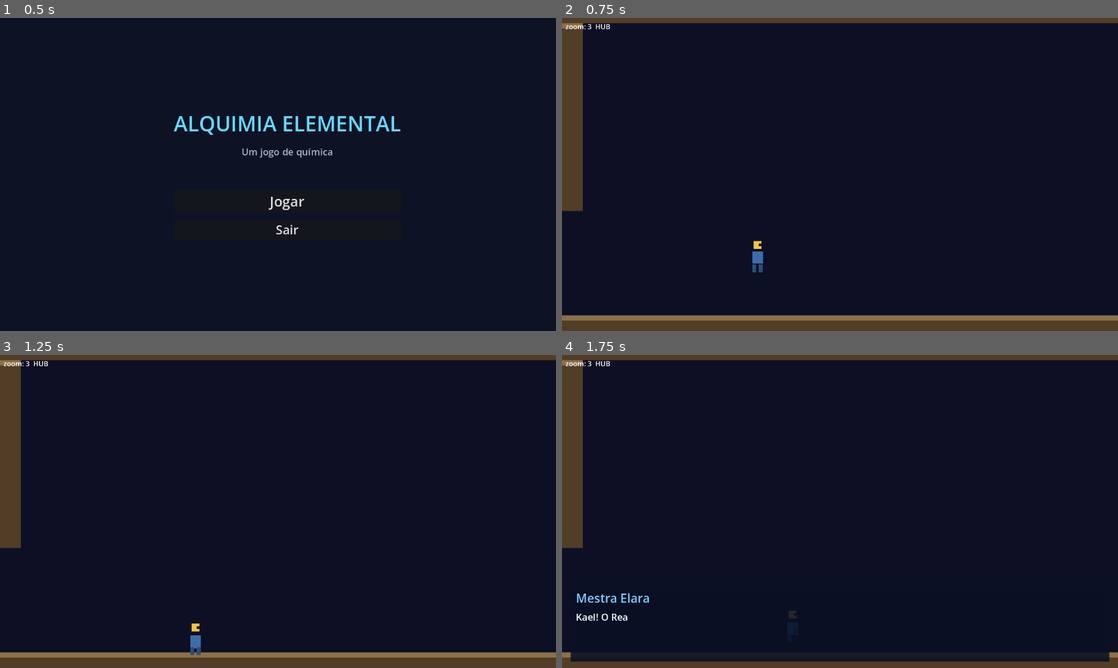
Above: before the commit, frames 1-4 (two rows, left to right).
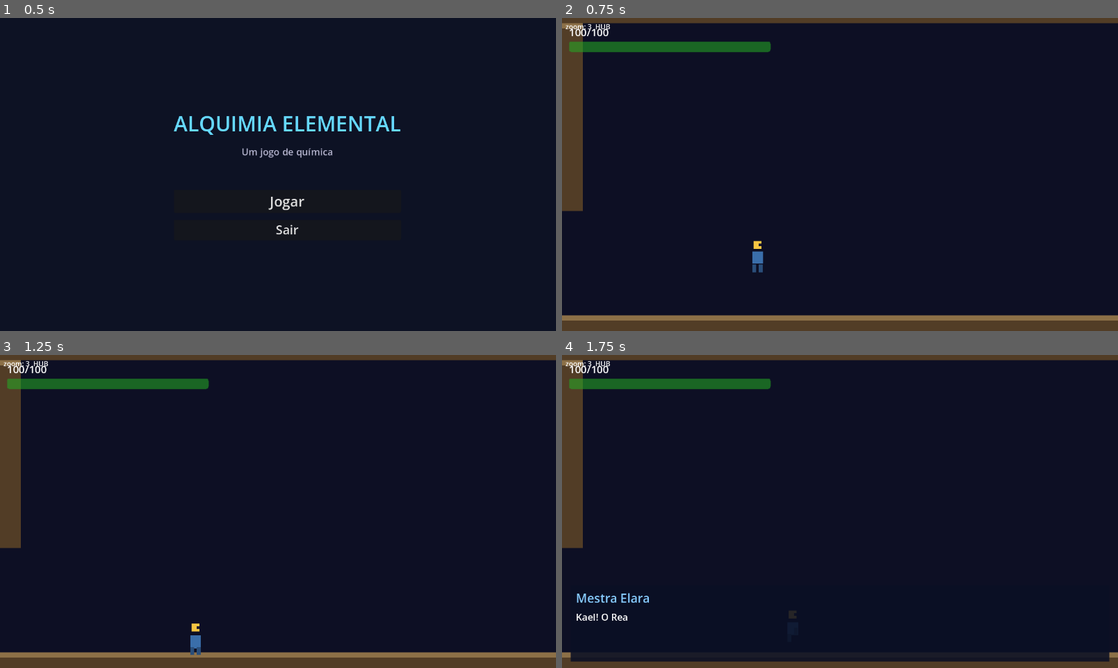
Above: after the commit, the same moments.

Repository: Mateushartelt/Alquimia-Elemental---Pac
Game: Godot game, scene res://scenes/menus/main_menu.tscn
The game is run twice, just before and just after one commit, with the same random seed, the same clock (stepped at 60 frames per second) and the same inputs.
Inputs (mouse positions are in pixels of both pictures, inside the frame that each line leads up to):
- Up to frame 1 (0.5 s): no input
- Up to frame 2 (0.75 s): click "Jogar" at 0.5 s
- Up to frame 3 (1.25 s): no input
- Up to frame 4 (1.75 s): tap Enter (ui_accept) at 1.25 s; move the mouse to (962, 495) at 1.27 s; hold D (move_right) from 1.28 s (still down); hold J (attack) from 1.28 s (still down); click (962, 495) at 1.42 s; tap Space (jump) at 1.52 s

Frame 1 is identical in both runs. In frame 2, 1.3% of the frame differs, in the area x 1-38%, y 3-11%; in frame 3, 1.3%; in frame 4, 1.3%.

Commit message:
adicionado experiencia ao apagar fogo

Diff:
--- a/scenes/levels/level_01.gd
+++ b/scenes/levels/level_01.gd
@@ -28,9 +28,13 @@
 var _cinematic_done      := false
 var _portal_hint_done    := false
 var _in_tunnel           := false
+var _mucus_hint_done     := false
 var _zoom_tween          : Tween = null
 var _cam_look_x          := 0.0
-var _portal_exploded     := false
+var _portal_exploded           := false
+var _hub_invaded               := false
+var _entered_tunnel_after_fire := false
+const SLIME_SCENE = preload("res://scenes/enemies/slime_sodio.tscn")
 
 # Tutorial state
 var _seen_elements          : Array[String] = []
@@ -40,6 +44,7 @@
 var _tutorial_h2o_triggered := false
 
 func _ready() -> void:
+	$HUD.visible = true
 	_make_debug_label()
 	_cam.limit_left                 = 800
 	_cam.limit_right                = 1600
@@ -53,6 +58,15 @@
 		_cinematic_done     = true
 		_h2o_dialog_done    = true
 		_portal_hint_done   = true
+		# Spawn próximo ao portal no túnel (não no hub)
+		player.global_position = Vector2(300, 310)
+		_in_tunnel = true
+		_cam.limit_left   = 226
+		_cam.limit_top    = -500
+		_cam.limit_bottom = 680
+		_cam.zoom         = Vector2(4, 4)
+		# Spawna inimigos no túnel para o player treinar a arma de água
+		_spawn_tutorial_enemies()
 		get_tree().create_timer(0.4).timeout.connect(func() -> void:
 			_dialog.show_dialog(ELARA,
 				"H₂O pronto! Equipe o composto (Scroll do mouse) e atire (J) na Parede de Fogo!"))
@@ -97,8 +111,13 @@
 		_cam.limit_top    = 80
 		_cam.limit_bottom = 400
 		_set_zoom(Vector2(3, 3), 0.5)
+		if _fire_cleared and _entered_tunnel_after_fire and not _hub_invaded:
+			_hub_invaded = true
+			_spawn_hub_invasion()
 	elif player.global_position.x <= 780.0 and not _in_tunnel:
 		_in_tunnel = true
+		if _fire_cleared:
+			_entered_tunnel_after_fire = true
 		_cam.limit_left   = 0 if _portal_exploded else 226  # para no portal até ele explodir
 		_cam.limit_top    = -500
 		_cam.limit_bottom = 680
@@ -321,12 +340,42 @@
 	player.process_mode = Node.PROCESS_MODE_INHERIT
 	_cine_end()
 
+func _spawn_tutorial_enemies() -> void:
+	for pos: Vector2 in [Vector2(450, 310), Vector2(620, 310)]:
+		var slime := SLIME_SCENE.instantiate()
+		slime.global_position = pos
+		add_child(slime)
+		slime.connect("died", _on_enemy_died)
+
+func _spawn_hub_invasion() -> void:
+	$Pickups/Hub_Na1.visible = true
+	$Pickups/Hub_Cl1.visible = true
+	$Pickups/Hub_Na2.visible = true
+	for pos: Vector2 in [Vector2(950, 330), Vector2(1100, 330), Vector2(1250, 330)]:
+		var slime := SLIME_SCENE.instantiate()
+		slime.global_position = pos
+		add_child(slime)
+		slime.connect("died", _on_enemy_died)
+	_dialog.show_dialog(ELARA,
+		"Kael! Criaturas invadiram o hub enquanto você explorava — elimine-as!")
+
 func _on_shaft_b_fog_entered(body: Node2D) -> void:
 	if _shaft_b_fog_cleared or not body.is_in_group("player"):
 		return
 	_shaft_b_fog_cleared = true
 	var tw := create_tween()
 	tw.tween_property($DarkAreas/ShaftFogB, "color", Color(0, 0, 0, 0), 0.8)
+
+func _on_mucus_hint_entered(body: Node2D) -> void:
+	if _mucus_hint_done or not body.is_in_group("player"):
+		return
+	_mucus_hint_done = true
+	_dialog.show_dialog(ELARA,
+		"Isso parece matéria orgânica resistente... Água não vai funcionar aqui. Preciso de algo mais corrosivo!")
+
+func _on_mucus_dissolved() -> void:
+	_dialog.show_dialog(ELARA,
+		"HCl corroeu o muco! Ácido clorídrico dissolve matéria orgânica — química ácida em ação!")
 
 func _on_barrier_check_entered(body: Node2D) -> void:
 	if _barrier_opened or not body.is_in_group("player"):
--- a/scenes/levels/level_01.tscn
+++ b/scenes/levels/level_01.tscn
@@ -13,6 +13,7 @@
 [ext_resource type="PackedScene" uid="uid://dys6l1fxtntiu" path="res://scenes/world/level_tilemap.tscn" id="12_tilemap"]
 [ext_resource type="PackedScene" uid="uid://bossbattle01" path="res://scenes/ui/boss_battle.tscn" id="13_boss"]
 [ext_resource type="PackedScene" path="res://scenes/world/fire_wall.tscn" id="14_fire"]
+[ext_resource type="PackedScene" uid="uid://mucuswall01" path="res://scenes/world/mucus_wall.tscn" id="15_mucus"]
 
 [sub_resource type="RectangleShape2D" id="RectangleShape2D_door_in"]
 size = Vector2(16, 80)
@@ -34,6 +35,9 @@
 
 [sub_resource type="RectangleShape2D" id="RectangleShape2D_boss"]
 size = Vector2(40, 200)
+
+[sub_resource type="RectangleShape2D" id="RectangleShape2D_mucus_hint"]
+size = Vector2(300, 200)
 
 [node name="Level01" type="Node2D" unique_id=422643617]
 script = ExtResource("1_lvl")
@@ -79,6 +83,29 @@
 position = Vector2(100, 340)
 element_id = "Cl"
 
+[node name="Hub_Na1" parent="Pickups" unique_id=400000025 instance=ExtResource("3_pickup")]
+position = Vector2(950, 290)
+visible = false
+element_id = "Na"
+
+[node name="Hub_Cl1" parent="Pickups" unique_id=400000026 instance=ExtResource("3_pickup")]
+position = Vector2(1100, 290)
+visible = false
+element_id = "Cl"
+
+[node name="Hub_Na2" parent="Pickups" unique_id=400000027 instance=ExtResource("3_pickup")]
+position = Vector2(1250, 290)
+visible = false
+element_id = "Na"
+
+[node name="Rwd_Cl1" parent="Pickups" unique_id=400000028 instance=ExtResource("3_pickup")]
+position = Vector2(1520, 300)
+element_id = "Cl"
+
+[node name="Rwd_H1" parent="Pickups" unique_id=400000029 instance=ExtResource("3_pickup")]
+position = Vector2(1620, 300)
+element_id = "H"
+
 [node name="Cor_Na1" parent="Pickups" unique_id=400000007 instance=ExtResource("3_pickup")]
 position = Vector2(1900, 226)
 element_id = "Na"
@@ -335,6 +362,17 @@
 [node name="BossBattle" parent="." unique_id=316740001 instance=ExtResource("13_boss")]
 visible = false
 
+[node name="MucusWall" parent="." unique_id=400000030 instance=ExtResource("15_mucus")]
+position = Vector2(1280, 112)
+
+[node name="MucusHintTrigger" type="Area2D" parent="." unique_id=400000031]
+position = Vector2(1328, 200)
+collision_layer = 0
+collision_mask = 1
+
+[node name="CollisionShape2D" type="CollisionShape2D" parent="MucusHintTrigger" unique_id=400000032]
+shape = SubResource("RectangleShape2D_mucus_hint")
+
 [connection signal="body_entered" from="DoorIn" to="." method="_on_door_in_entered"]
 [connection signal="extinguished" from="FireWall" to="." method="_on_fire_extinguished"]
 [connection signal="body_entered" from="DarkAreas/ShaftFogDetect" to="." method="_on_shaft_fog_entered"]
@@ -342,3 +380,5 @@
 [connection signal="body_entered" from="DarkAreas/CaveFogDetect" to="." method="_on_cave_fog_entered"]
 [connection signal="body_entered" from="BarrierCheck" to="." method="_on_barrier_check_entered"]
 [connection signal="body_entered" from="BossTrigger" to="." method="_on_boss_trigger_entered"]
+[connection signal="dissolved" from="MucusWall" to="." method="_on_mucus_dissolved"]
+[connection signal="body_entered" from="MucusHintTrigger" to="." method="_on_mucus_hint_entered"]
--- a/scenes/world/level_tilemap.tscn
+++ b/scenes/world/level_tilemap.tscn
@@ -1,6 +1,6 @@
 [gd_scene format=3 uid="uid://dys6l1fxtntiu"]
 
-[ext_resource type="Script" path="res://scenes/world/level_tilemap.gd" id="1"]
+[ext_resource type="Script" uid="uid://bd050m2wivev7" path="res://scenes/world/level_tilemap.gd" id="1"]
 
-[node name="LevelTileMap" type="Node2D"]
+[node name="LevelTileMap" type="Node2D" unique_id=2011324199]
 script = ExtResource("1")
--- /dev/null
+++ b/scenes/world/mucus_wall.gd
@@ -0,0 +1,24 @@
+extends Node2D
+## MucusWall — Obstáculo orgânico que bloqueia a entrada do shaft.
+## Destruído por um projétil de HCl. Emite sinal 'dissolved' antes de se remover.
+
+signal dissolved
+
+func _ready() -> void:
+	$MucusDetect.area_entered.connect(_on_area_entered)
+
+func _process(_delta: float) -> void:
+	# Efeito orgânico: pulsa levemente
+	modulate.a = 0.88 + sin(Time.get_ticks_msec() * 0.005) * 0.12
+
+func _on_area_entered(area: Area2D) -> void:
+	if area.get("compound_id") == "HCl":
+		_dissolve()
+
+func _dissolve() -> void:
+	set_process(false)
+	$MucusBody/CollisionShape2D.disabled = true
+	dissolved.emit()
+	var tw := create_tween()
+	tw.tween_property(self, "modulate", Color(1.0, 1.0, 1.0, 0.0), 0.6)
+	tw.tween_callback(queue_free)
--- /dev/null
+++ b/scenes/world/mucus_wall.tscn
@@ -0,0 +1,34 @@
+[gd_scene format=3 uid="uid://mucuswall01"]
+
+[ext_resource type="Script" path="res://scenes/world/mucus_wall.gd" id="1_mw"]
+
+[sub_resource type="RectangleShape2D" id="RectangleShape2D_body"]
+size = Vector2(96, 32)
+
+[sub_resource type="RectangleShape2D" id="RectangleShape2D_detect"]
+size = Vector2(112, 48)
+
+[node name="MucusWall" type="Node2D"]
+script = ExtResource("1_mw")
+groups=["organic_wall"]
+
+[node name="MucusBody" type="StaticBody2D" parent="."]
+collision_layer = 2
+collision_mask = 0
+
+[node name="CollisionShape2D" type="CollisionShape2D" parent="MucusBody"]
+position = Vector2(48, 16)
+shape = SubResource("RectangleShape2D_body")
+
+[node name="Visual" type="ColorRect" parent="."]
+z_index = 2
+size = Vector2(96, 32)
+color = Color(0.2, 0.75, 0.15, 0.92)
+
+[node name="MucusDetect" type="Area2D" parent="."]
+collision_layer = 0
+collision_mask = 16
+
+[node name="CollisionShape2D" type="CollisionShape2D" parent="MucusDetect"]
+position = Vector2(48, 16)
+shape = SubResource("RectangleShape2D_detect")
Not shown, added: scenes/world/mucus_wall.gd.uid
